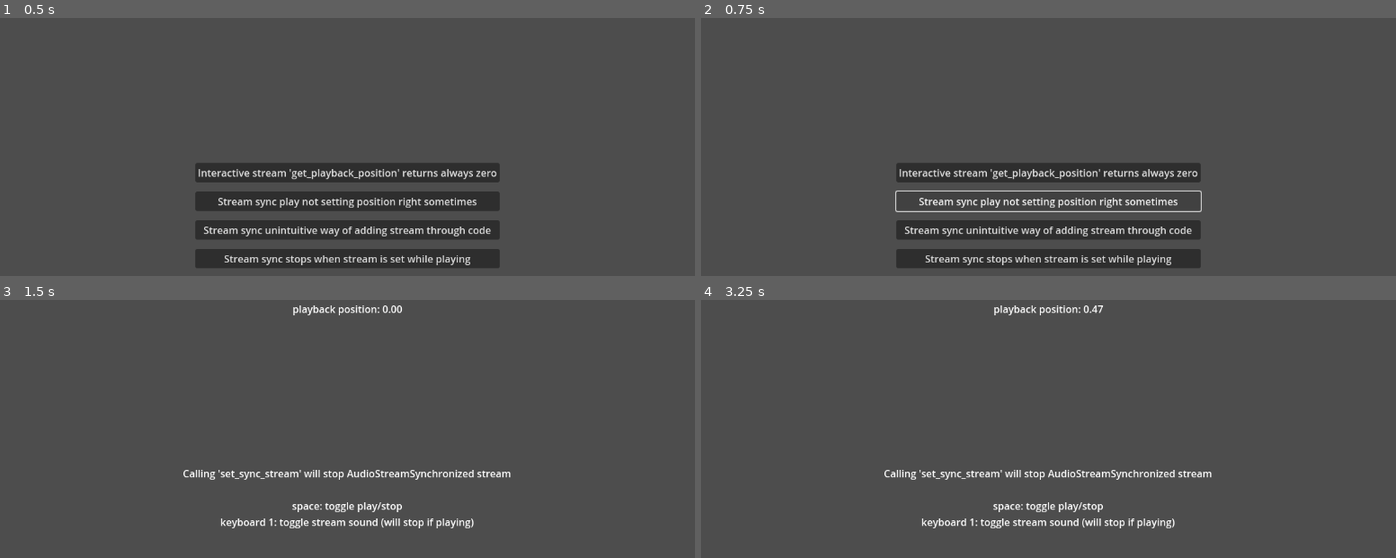
Above: before the commit, frames 1-4 (two rows, left to right).
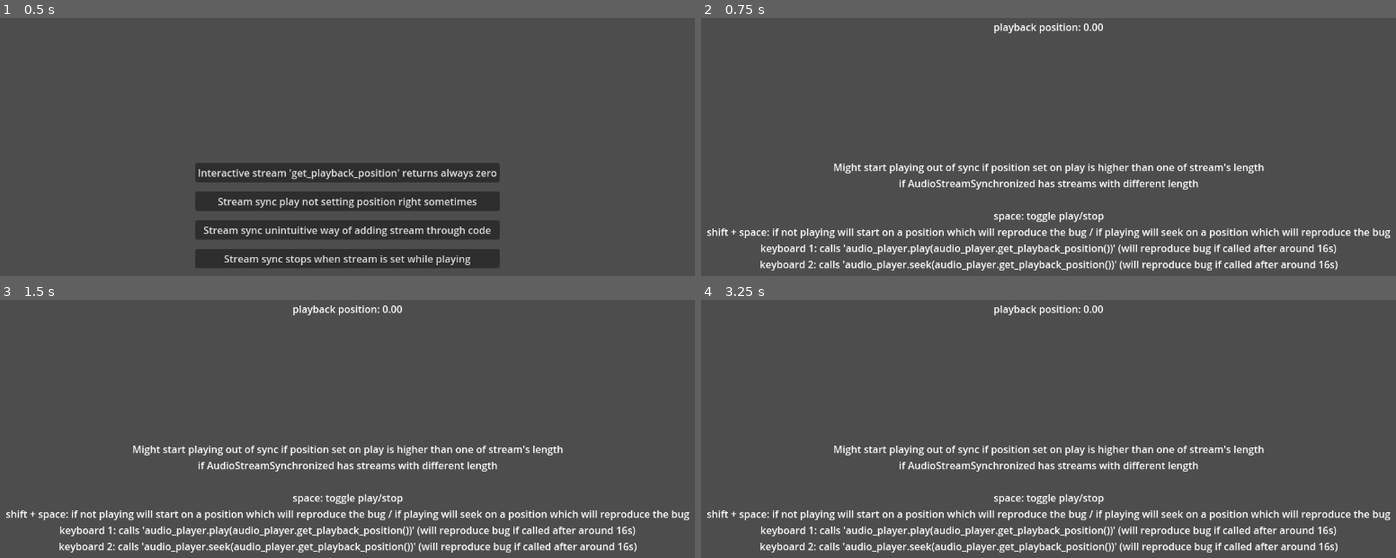
Above: after the commit, the same moments.

Repository: adriano-sudario/godot_streams_issues_mrp
Game: Godot game, scene res://main.tscn
Two runs of this game, one before a commit and one after it. Both use one fixed random seed, a clock stepped at 60 frames per second and the inputs below. Sound files missing from this copy of the repository are replaced by a short silence.
Inputs (mouse positions are in pixels of both pictures, inside the frame that each line leads up to):
- Up to frame 1 (0.5 s): no input
- Up to frame 2 (0.75 s): click "Stream sync play not setting …" at 0.5 s
- Up to frame 3 (1.5 s): click (347, 539) at 1.25 s, where only the run before the commit has a clickable "Stream sync stops when stream…"
- Up to frame 4 (3.25 s): tap Enter at 2 s; tap 1 (1) at 2.1 s; tap 2 (2) at 2.3, 2.85 s; tap Space (space) at 2.75 s; tap 3 (3) at 3.05 s

Frame 1 is identical in both runs. In frame 2, 14% of the frame differs, in the area x 0-100%, y 2-98%; in frame 3, 7.7%; in frame 4, 7.7%.

Commit message:
adjustments to add more case scenarios

Diff:
--- a/bugs/stream_sync_play_and_seek_not_setting_position_right_sometimes.tscn
+++ b/bugs/stream_sync_play_and_seek_not_setting_position_right_sometimes.tscn
@@ -36,7 +36,7 @@
 offset_right = 0.5
 offset_bottom = 33.0
 grow_horizontal = 2
-text = "playback position: 0.00"
+text = "playback position: 6.16"
 horizontal_alignment = 1
 vertical_alignment = 1
 
--- a/main.gd
+++ b/main.gd
@@ -5,7 +5,7 @@
 	get_tree().change_scene_to_file("res://bugs/interactive_stream_get_playback_position_returns_always_zero.tscn")
 
 func _on_issue_two_button_pressed():
-	get_tree().change_scene_to_file("res://bugs/stream_sync_play_not_setting_position_right_sometimes.tscn")
+	get_tree().change_scene_to_file("res://bugs/stream_sync_play_and_seek_not_setting_position_right_sometimes.tscn")
 
 func _on_proposal_one_button_pressed():
 	get_tree().change_scene_to_file("res://unexpected_behaviors/stream_sync_not_adding_through_code.tscn")
--- a/unexpected_behaviors/stream_sync_stops_when_set.gd
+++ b/unexpected_behaviors/stream_sync_stops_when_set.gd
@@ -3,6 +3,7 @@
 var is_guitarrinha1 := true
 var guitarrinha1 := load("res://sounds/guitarrinha1.mp3")
 var guitarrinha2 := load("res://sounds/guitarrinha2.mp3")
+var is_null := false
 
 @onready var audio_player = $AudioPlayer
 @onready var playback_position_label = $PlaybackPositionLabel
@@ -17,7 +18,20 @@
 	if Input.is_action_just_pressed("1"):
 		toggle_guitarrinha()
 
+	if Input.is_action_just_pressed("2"):
+		toggle_null()
+
 	playback_position_label.text = "playback position: %0.2f" % audio_player.get_playback_position()
+
+func toggle_null():
+	is_null = not is_null
+
+	if is_null:
+		audio_player.stream.set_sync_stream(3, null)
+	elif is_guitarrinha1:
+		audio_player.stream.set_sync_stream(3, guitarrinha1)
+	else:
+		audio_player.stream.set_sync_stream(3, guitarrinha2)
 
 func toggle_guitarrinha():
 	if is_guitarrinha1:
--- a/unexpected_behaviors/stream_sync_stops_when_set.tscn
+++ b/unexpected_behaviors/stream_sync_stops_when_set.tscn
@@ -36,6 +36,7 @@
 offset_right = 0.5
 offset_bottom = 33.0
 grow_horizontal = 2
+text = "playback position: 0.00"
 horizontal_alignment = 1
 vertical_alignment = 1
 
Not shown, added: bugs/stream_sync_play_and_seek_not_setting_position_right_sometimes.gd.uid
Not shown: 1 places in bugs/stream_sync_play_and_seek_not_setting_position_right_sometimes.tscn that only renumber resources
Not shown: 2 places in unexpected_behaviors/stream_sync_stops_when_set.tscn that only renumber resources
Not shown, added: bugs/stream_sync_play_and_seek_not_setting_position_right_sometimes.tscn100518394.tmp
Not shown, added: bugs/stream_sync_play_and_seek_not_setting_position_right_sometimes.tscn31151469.tmp
Not shown, added: bugs/stream_sync_play_and_seek_not_setting_position_right_sometimes.tscn31851671.tmp
Not shown, added: bugs/stream_sync_play_and_seek_not_setting_position_right_sometimes.tscn32066106.tmp
Not shown, added: bugs/stream_sync_play_and_seek_not_setting_position_right_sometimes.tscn34100708.tmp
